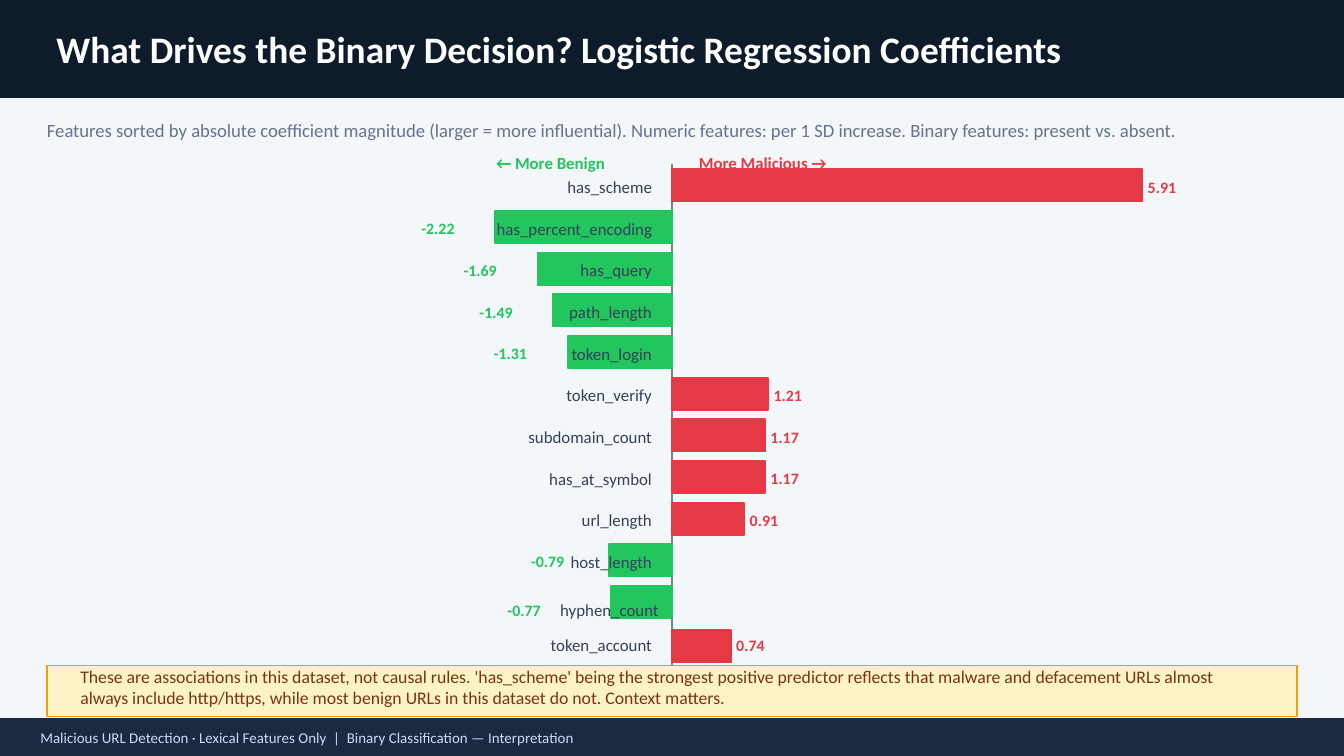
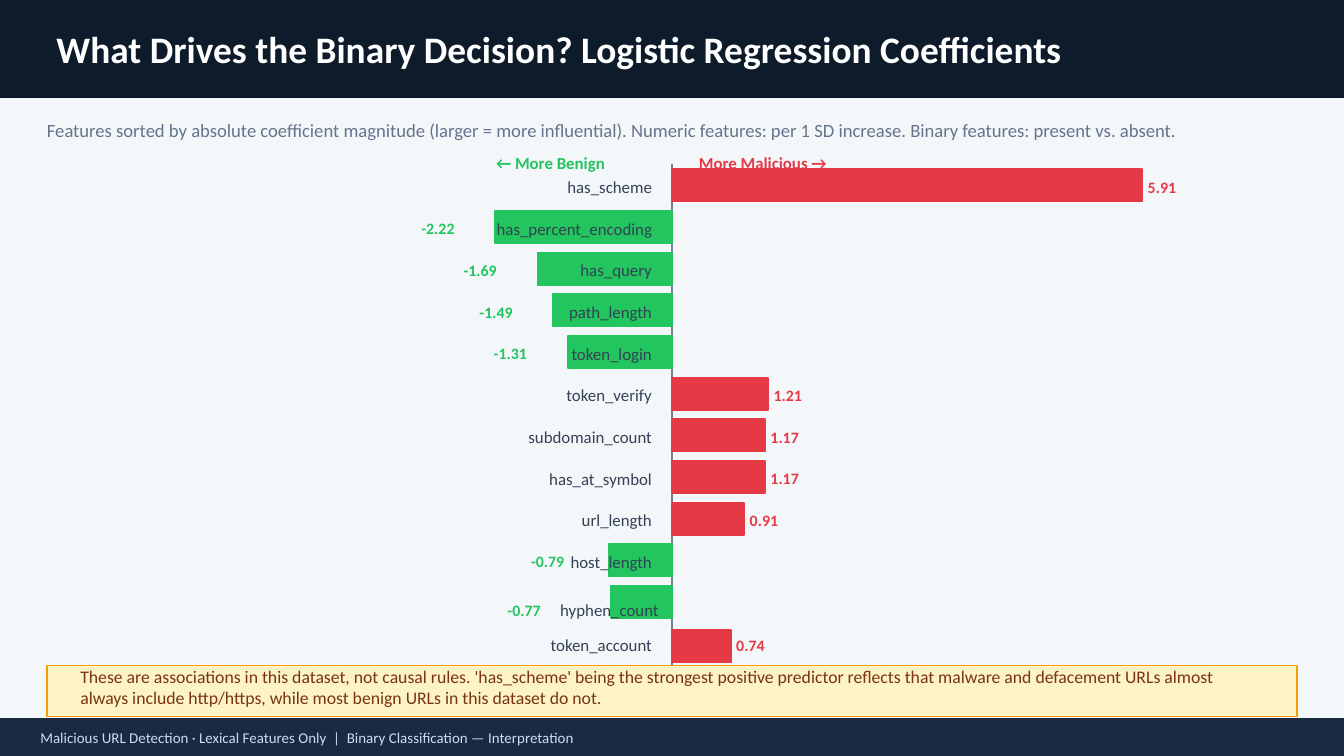
Before and after one commit to NimishSood/malicious-url-detection, a slide deck: slide 13 of Part2.pptx (slide 12 before the commit). Drawn at 1344x756 pixels with LibreOffice and Linux fonts; fonts in the diff are those of the drawing. Boxes give left, top, right and bottom in pixels: in the first picture for what was removed or moved away, otherwise in the second. Text is boxed around its words. In the diff, an @@ line names an element or a change of style, - is before the commit and + after.

```diff
--- a/Part2.pptx
+++ b/Part2.pptx
@@ text at <box>80,670,1213,707</box>: text changed @@
-These are associations in this dataset, not causal rules. 'has_scheme' being the strongest positive predictor reflects that malware and defacement URLs almost always include http/https, while most benign URLs in this dataset do not. Context matters.
+These are associations in this dataset, not causal rules. 'has_scheme' being the strongest positive predictor reflects that malware and defacement URLs almost always include http/https, while most benign URLs in this dataset do not.
```
Also in this commit, not shown: 2 other slides changed, 1 slide added.
